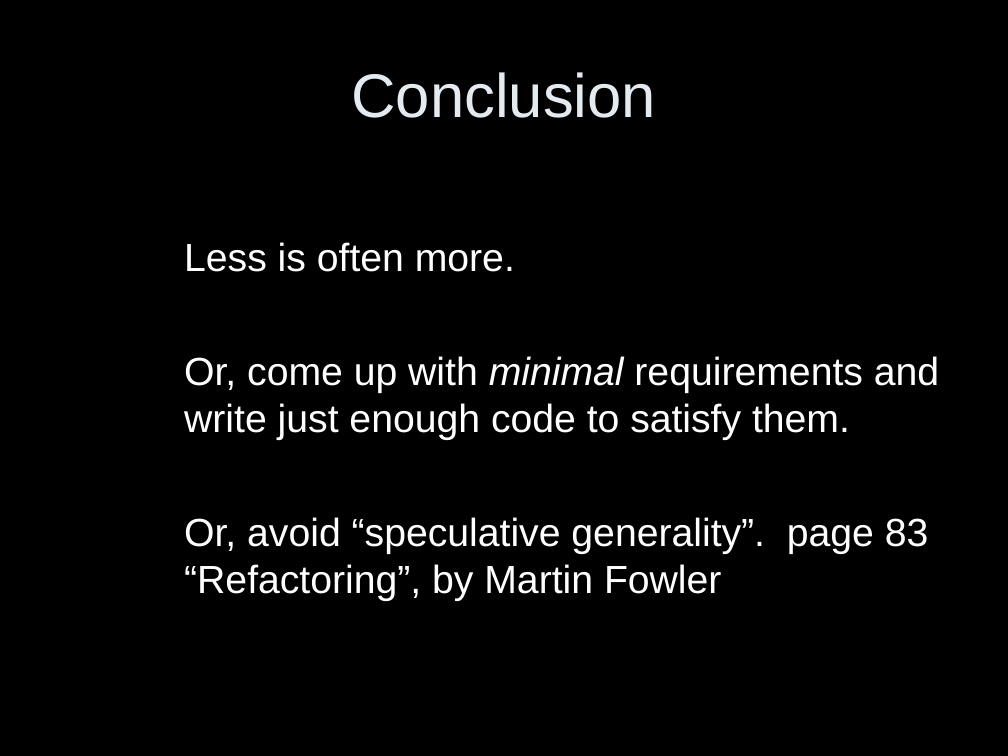
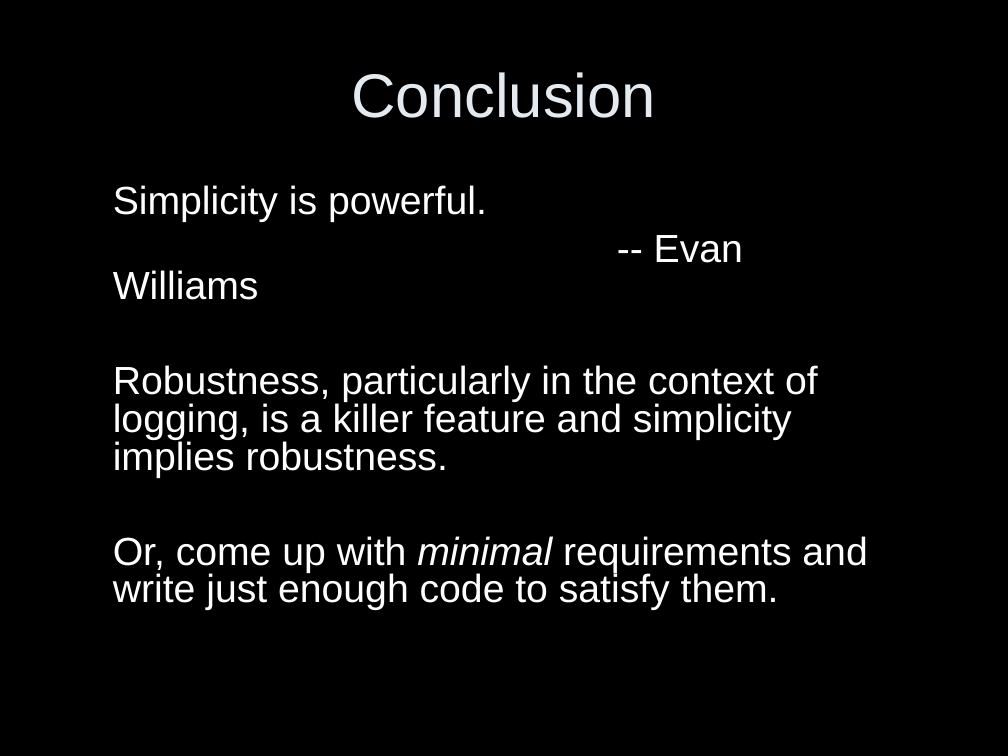
Before and after one commit to qos-ch/slf4j, a slide deck: slide 11 of slf4j-site/src/site/resources/slf4j-in-10-slides.ppt. Drawn at 1008x756 pixels with LibreOffice and Linux fonts; fonts in the diff are those of the drawing. Boxes give left, top, right and bottom in pixels: in the first picture for what was removed or moved away, otherwise in the second. Text is boxed around its words. In the diff, an @@ line names an element or a change of style, - is before the commit and + after.

Commit message:
- tinkering the last slide (conclusion)

```diff
--- a/slf4j-site/src/site/resources/slf4j-in-10-slides.ppt
+++ b/slf4j-site/src/site/resources/slf4j-in-10-slides.ppt
@@ text "Simplicity is powerful.": place and size @@
-text "Simplicity is powerful." at <box>184,242,939,601</box>
+text "Simplicity is powerful." at <box>113,185,867,610</box>
@@ text at <box>113,185,818,478</box>: text changed @@
-Less is often more.
+Simplicity is powerful.
+-- Evan Williams
+Robustness, particularly in the context of logging, is a killer feature and simplicity implies robustness.
@@ text at <box>113,536,867,610</box>: line spacing 1 to 0.8 @@
@@ text at <box>184,517,929,601</box>: paragraph removed @@
-Or, avoid “speculative generality”. page 83 “Refactoring”, by Martin Fowler
```
